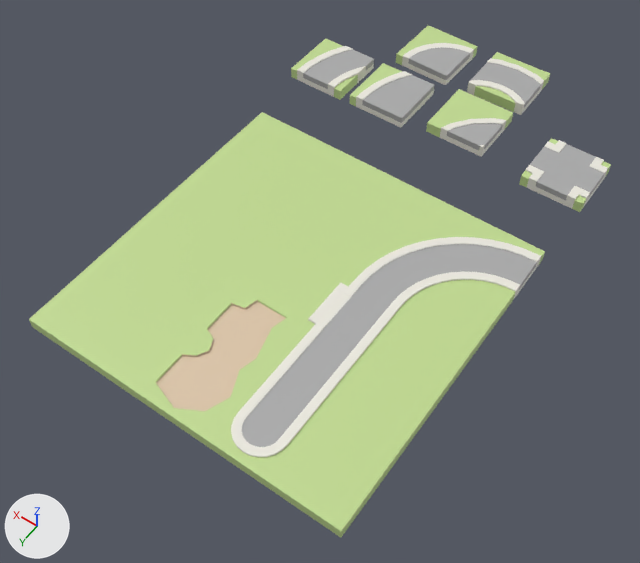
The COLLADA model public/models/kitchen-floor.dae: old version first, new version second.
Before and after are seen from a camera (50 mm lens) standing at (-15.2, 16.0, 29.1) and looking at (-1.2, -3.7, -1.7). Every picture has the same lights, and +X, +Y and +Z are marked at lower left. Where no turn or scale is listed for an object, it has been applied to the vertices.

In view in the first picture: 'Mesh1_Group1_Model_002', 'Mesh1_Group1_Model_003', 'Mesh1_Group1_Model_004', 'Mesh1_Group1_Model_006', 'Mesh1_Group1_Model_014', 'Mesh1_Group1_Model_047', 'Mesh1_Group1_Model_048', 'Mesh1_Group1_Model_140', 'Mesh1_Group1_Model_162', '__14', '__22', '__23', '__3', '__32', '__33', '__4', '__42', '__43'.
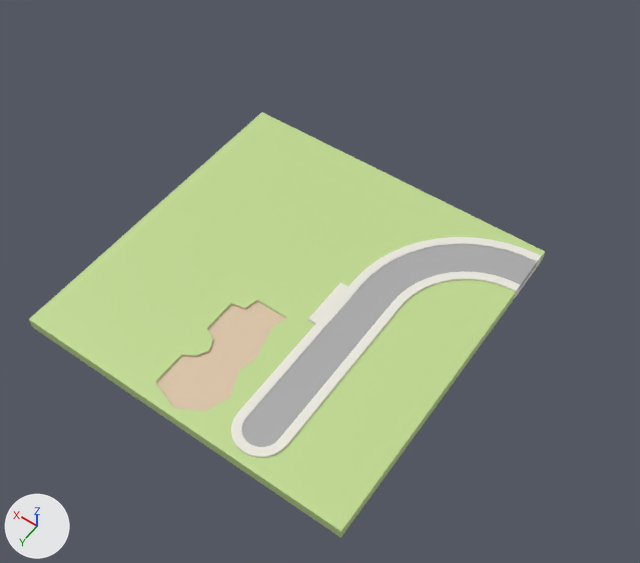
Where the change shows, as pixel boxes (x1, y1, x2, y2) in the pictures (640 x 563 px):
'Mesh1_Group1_Model_140', deleted
    before: (519, 138, 611, 212)
    faces in mat_asphalt_093 (grey #acacac): (530, 144, 604, 200)
    faces in mat_stone_120 (white #edebe0): (525, 140, 608, 209)
    faces in mat_grass_047 (green #c2db92): (519, 138, 611, 212)
'Mesh1_Group1_Model_048', deleted
    before: (426, 89, 513, 157)
    faces in mat_grass_036 (green #c2db92): (426, 89, 513, 138)
    faces in mat_asphalt_018 (grey #acacac): (447, 123, 503, 150)
    faces in mat_stone_029 (white #edebe0): (440, 118, 506, 157)
'Mesh1_Group1_Model_003', deleted
    before: (350, 63, 435, 127)
    faces in mat_asphalt_004 (grey #acacac): (362, 75, 435, 123)
    faces in mat_stone_003 (white #edebe0): (356, 71, 434, 127)
    faces in mat_grass_003 (green #c2db92): (350, 63, 402, 106)
'Mesh1_Group1_Model_047', deleted
    before: (467, 52, 550, 115)
    faces in mat_asphalt_017 (grey #acacac): (471, 62, 541, 107)
    faces in mat_grass_035 (green #c2db92): (474, 52, 550, 112)
    faces in mat_stone_028 (white #edebe0): (467, 58, 544, 115)
'Mesh1_Group1_Model_002', deleted
    before: (291, 38, 374, 100)
    faces in mat_asphalt_003 (grey #acacac): (303, 50, 374, 89)
    faces in mat_stone_002 (white #edebe0): (297, 46, 374, 97)
    faces in mat_grass_002 (green #c2db92): (291, 38, 358, 100)
'Mesh1_Group1_Model_004', deleted
    before: (396, 25, 478, 85)
    faces in mat_asphalt_005 (grey #acacac): (408, 47, 470, 80)
    faces in mat_grass_004 (green #c2db92): (396, 25, 478, 65)
    faces in mat_stone_004 (white #edebe0): (402, 43, 474, 85)

What the commit changed:
Object 'Mesh1_Group1_Model_140' (ob_mesh1_group1_model_140) is deleted.
Object 'Mesh1_Group1_Model_002' (ob_mesh1_group1_model_002) is deleted.
Object 'Mesh1_Group1_Model_003' (ob_mesh1_group1_model_003) is deleted.
Object 'Mesh1_Group1_Model_004' (ob_mesh1_group1_model_004) is deleted.
Object 'Mesh1_Group1_Model_047' (ob_mesh1_group1_model_047) is deleted.
Object 'Mesh1_Group1_Model_048' (ob_mesh1_group1_model_048) is deleted.
